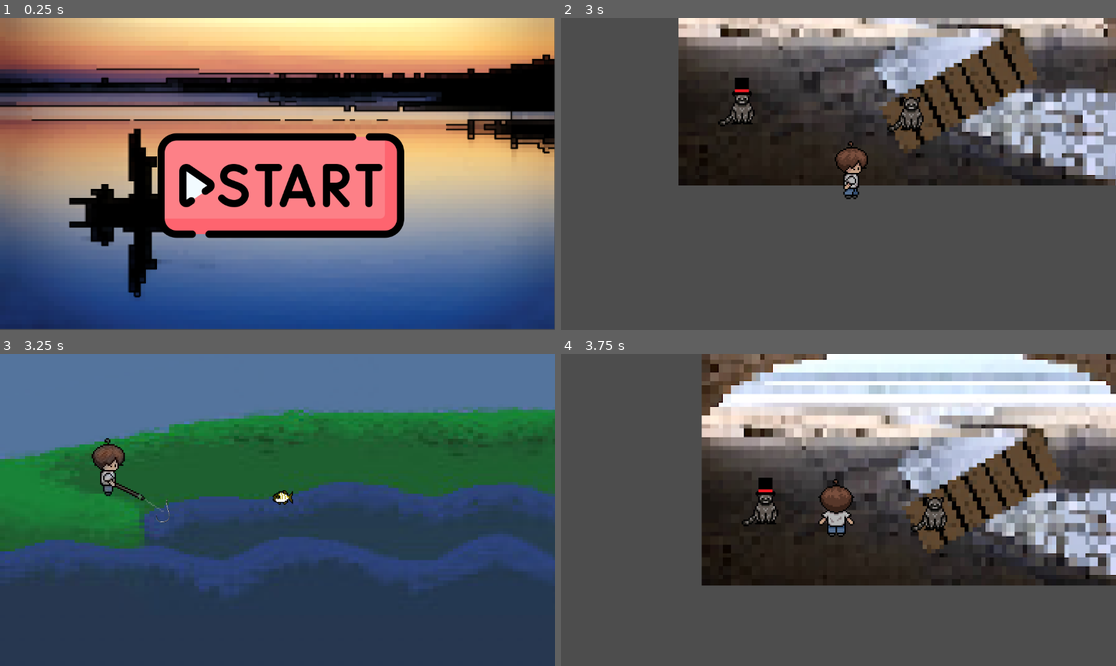
Above: before the commit, frames 1-4 (two rows, left to right).
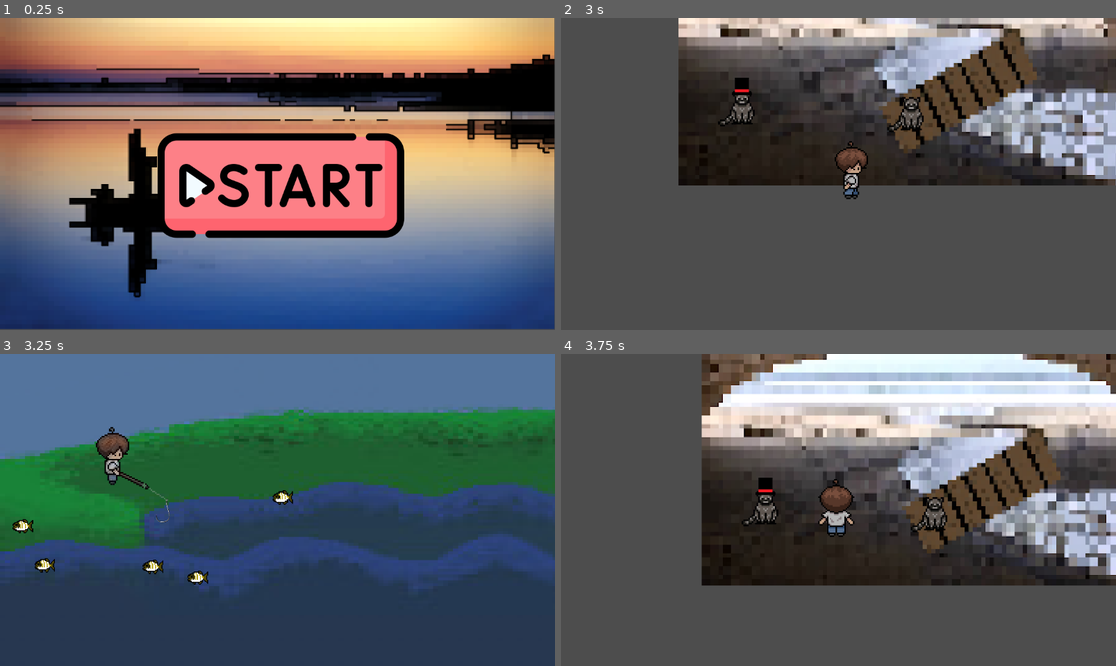
Above: after the commit, the same moments.

Repository: hayariku/Fiosh
Game: Godot game, scene res://1Start.tscn
The game is run twice, just before and just after one commit, with the same random seed, the same clock (stepped at 60 frames per second) and the same inputs.
Inputs (mouse positions are in pixels of both pictures, inside the frame that each line leads up to):
- Up to frame 1 (0.25 s): no input
- Up to frame 2 (3 s): click (844, 152) at 0.5 s; tap Enter at 1.25 s; hold Right (ui_right) 1.28-2.03 s; hold A (a) 1.28-2.03 s; tap D (d) at 1.55, 2.1 s; hold Down (ui_down) 2.03-2.78 s; tap F (f) at 2.3 s; hold Right (ui_right) from 2.78 s (still down); hold F (f) from 2.78 s (still down)
- Up to frame 3 (3.25 s): keep holding Right (ui_right); keep holding F (f); tap G (g) at 3.05 s
- Up to frame 4 (3.75 s): release Right (ui_right) at 3.53 s; release F (f) at 3.53 s; hold Up (ui_up) from 3.53 s (still down); tap G (g) at 3.6 s

Frames 1-2 are identical in both runs. In frame 3, 1.5% of the frame differs, in the area x 2-38%, y 23-74%; in frame 4, nothing differs.

Commit message:
catching 1 fish

Diff:
--- a/blubblubblub/3Fishing.tscn
+++ b/blubblubblub/3Fishing.tscn
@@ -71,11 +71,11 @@
 texture = ExtResource("3_2qfjf")
 
 [node name="CollisionShape2D" type="CollisionShape2D" parent="Hook"]
-position = Vector2(-2, -1)
+position = Vector2(1, 18)
 shape = SubResource("CircleShape2D_ybrl4")
 
 [node name="AnimatedSprite2D" type="AnimatedSprite2D" parent="."]
-position = Vector2(238, 287)
+position = Vector2(247, 264)
 scale = Vector2(3, 3)
 sprite_frames = SubResource("SpriteFrames_cpg4g")
 animation = &"PullBack"
--- a/blubblubblub/3_fishing.gd
+++ b/blubblubblub/3_fishing.gd
@@ -25,6 +25,11 @@
 var rodlvl = 2
 var spoollvl = 2
 
+# Fish spawning variables
+var fish_scene = preload("res://fish_1.tscn")
+var fish_count = 5
+var fish_list = []
+
 @onready var hook = $Hook
 @onready var sprite = $Hook/Sprite2D
 @onready var camera = $Hook/Camera2D
@@ -34,6 +39,7 @@
 	origin_position = hook.global_position
 	camera.make_current()
 	print("Camera and sprite initialized.")
+	spawn_fish()  # Spawn fish when the game starts
 
 func _physics_process(delta):
 	handle_input(delta)
@@ -51,7 +57,7 @@
 		pull_back_to_origin(delta, true)
 	elif Input.is_action_pressed("f") and reel_enabled:
 		pull_back_to_origin(delta)
-	elif Input.is_action_pressed("j") and not casting and can_cast:
+	elif Input.is_action_just_pressed("j") and not casting and can_cast:
 		start_cast()
 	elif Input.is_action_just_pressed("g") and not is_fishing:
 		get_tree().change_scene_to_file("res://2FishermanMain.tscn")
@@ -175,3 +181,13 @@
 	effective_radius = fishing_radius * spoollvl
 	hook.global_position = origin_position
 	can_move_hook = false
+
+# Spawn multiple fish at random positions
+func spawn_fish():
+	for i in range(fish_count):
+		var fish = fish_scene.instantiate()
+		var random_position = Vector2(randf_range(-fishing_radius, fishing_radius), randf_range(400, 600))
+		fish.global_position = random_position
+		add_child(fish)
+		fish_list.append(fish)
+		print("Fish spawned at position:", random_position)
--- a/blubblubblub/fish_1.gd
+++ b/blubblubblub/fish_1.gd
@@ -10,7 +10,7 @@
 var direction: Vector2 = Vector2.ZERO
 var hook: Node2D
 var angle_timer: Timer
-var is_caught: bool = false  # Tracks if the fish is caught
+var is_caught: bool = false  # Tracks if this fish is caught
 
 func _ready():
 	# Reference the hook node (adjust the path as necessary)
@@ -48,14 +48,15 @@
 		direction = (hook.global_position - global_position).normalized()
 
 func _on_area_entered(body):
-	# Check if the hook entered the fish's Area2D
-	if body == hook and not is_caught:
+	# Check if the hook entered the fish's Area2D and ensure only one fish can be caught
+	if body == hook and not is_caught and not is_another_fish_caught():
 		attach_to_hook()
 
 func attach_to_hook():
 	is_aggro = false
 	is_caught = true
 	global_position = hook.global_position + Vector2(0, 10)  # Add a small Y-offset to lower the fish
+	get_tree().root.set_meta("fish_caught", true)  # Set the global state indicating a fish is caught
 	print("Fish attached to hook!")
 
 func set_random_angle():
@@ -72,3 +73,13 @@
 func _on_angle_change_timer_timeout():
 	# Change direction every time the timer triggers
 	set_random_angle()
+
+func is_another_fish_caught() -> bool:
+	# Check if any other fish is already caught by checking the global state
+	return get_tree().root.has_meta("fish_caught") and get_tree().root.get_meta("fish_caught")
+
+func release_fish():
+	# Call this function to release the fish and allow others to be caught
+	is_caught = false
+	get_tree().root.set_meta("fish_caught", false)
+	print("Fish released!")
--- /dev/null
+++ b/blubblubblub/fish_spawner.gd
@@ -0,0 +1,29 @@
+extends Node2D
+
+@export var fish_scene: PackedScene  # Drag and drop `Fish.tscn` here in the inspector
+@export var number_of_fish: int = 5  # Number of fish to spawn
+@export var spawn_area_size: Vector2 = Vector2(500, 500)  # The size of the spawning area
+
+func _ready():
+	# Spawn the specified number of fish
+	for i in range(number_of_fish):
+		spawn_fish()
+
+func spawn_fish():
+	# Ensure the `fish_scene` is assigned
+	if not fish_scene:
+		print("Error: No fish scene assigned!")
+		return
+
+	# Create an instance of the fish
+	var fish = fish_scene.instantiate()
+
+	# Set a random position within the spawn area
+	var random_position = Vector2(
+		randf_range(-spawn_area_size.x / 2, spawn_area_size.x / 2),
+		randf_range(-spawn_area_size.y / 2, spawn_area_size.y / 2)
+	)
+	fish.position = global_position + random_position
+
+	# Add the fish to the scene tree
+	add_child(fish)
